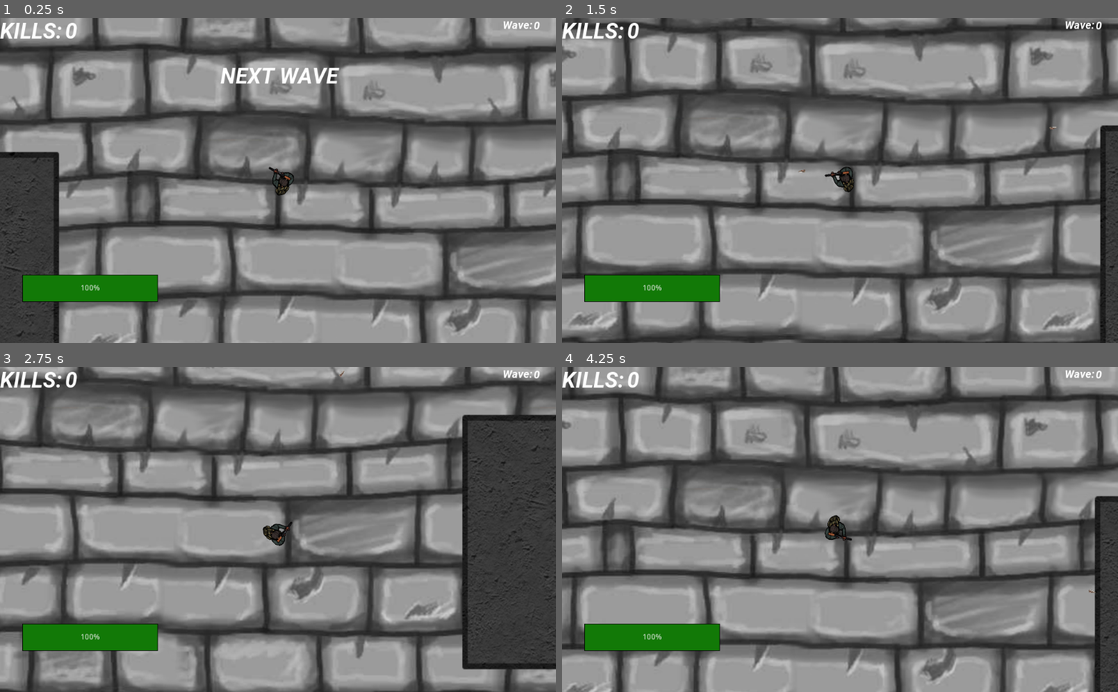
Above: before the commit, frames 1-4 (two rows, left to right).
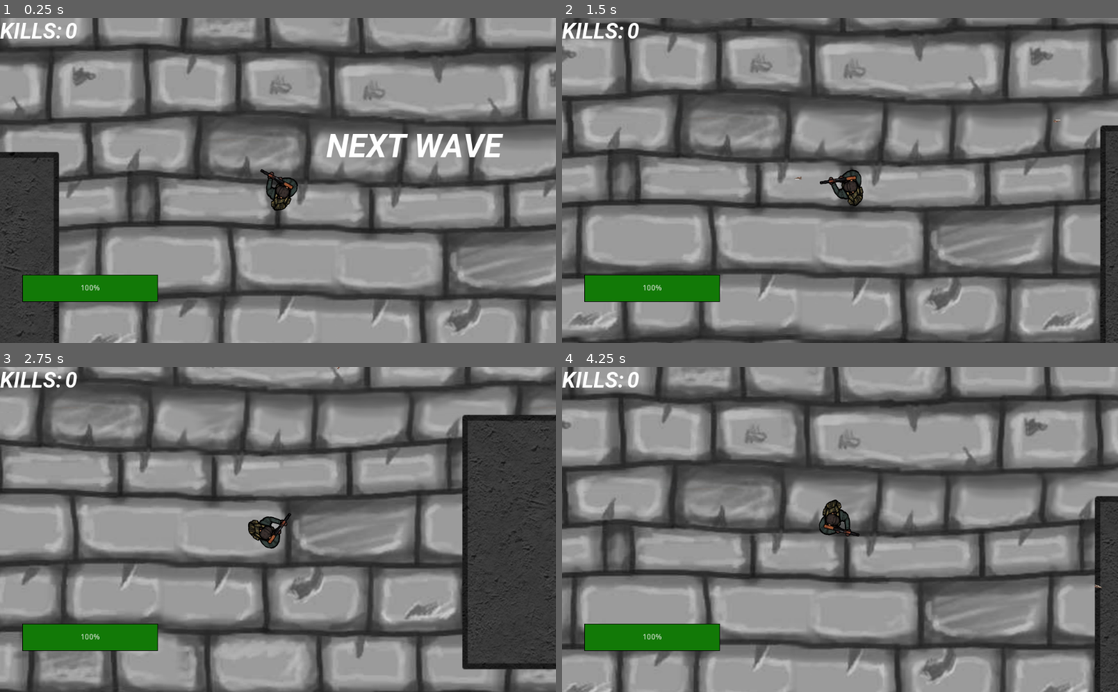
Above: after the commit, the same moments.

Repository: samuelmanolakas/Hellsing-Warewolf-Assault
Game: Godot game, scene res://Test_map.tscn
The game is run twice, just before and just after one commit, with the same random seed, the same clock (stepped at 60 frames per second) and the same inputs. The engine's default icon, where the game draws it, is replaced by a stand-in: a white triangle on a blue panel in a dark square.
Inputs (mouse positions are in pixels of both pictures, inside the frame that each line leads up to):
- Up to frame 1 (0.25 s): no input
- Up to frame 2 (1.5 s): tap Enter at 0.5 s; move the mouse to (962, 164) at 0.52 s; hold D (right) 0.53-1.28 s; click (962, 164) at 0.6 s; move the mouse to (728, 196) at 1.27 s; hold S (down) from 1.28 s (still down); click (728, 196) at 1.35 s
- Up to frame 3 (2.75 s): move the mouse to (333, 458) at 2.02 s; release S (down) at 2.03 s; hold D (right) from 2.03 s (still down); click (333, 458) at 2.1 s
- Up to frame 4 (4.25 s): move the mouse to (812, 594) at 2.77 s; release D (right) at 2.78 s; hold W (up) 2.78-3.53 s; click (812, 594) at 2.85 s; move the mouse to (1006, 578) at 3.52 s; hold A (left) from 3.53 s (still down); click (1006, 578) at 3.6 s

The runs differ from the first frame. In frame 1, 2.2% of the frame differs, in the area x 39-98%, y 0-60%; in frame 2, 0.6%; in frame 3, 0.6%; in frame 4, 0.6%.

Commit message:
Fixed resolution and spawn points

Diff:
--- a/GUI.tscn
+++ b/GUI.tscn
@@ -29,16 +29,16 @@
 border_width_bottom = 1
 border_color = Color( 0, 0, 0, 1 )
 
-[sub_resource type="DynamicFont" id=7]
-size = 20
-font_data = ExtResource( 2 )
-
 [sub_resource type="DynamicFont" id=5]
-size = 20
+size = 40
 font_data = ExtResource( 2 )
 
 [sub_resource type="DynamicFont" id=6]
 size = 40
+font_data = ExtResource( 2 )
+
+[sub_resource type="DynamicFont" id=7]
+size = 60
 font_data = ExtResource( 2 )
 
 [node name="GUI" type="CanvasLayer"]
@@ -137,22 +137,23 @@
 }
 
 [node name="Wave_counter" type="RichTextLabel" parent="Control2"]
-margin_left = 925.0
-margin_right = 985.0
-margin_bottom = 29.0
+margin_left = 1364.3
+margin_top = -1.58739
+margin_right = 1494.3
+margin_bottom = 51.4126
 mouse_filter = 2
-custom_fonts/normal_font = SubResource( 7 )
+custom_fonts/normal_font = SubResource( 5 )
 text = "Wave:"
 __meta__ = {
 "_edit_use_anchors_": false
 }
 
 [node name="next_wave" type="Label" parent="Control2"]
-margin_left = 981.989
-margin_top = 0.665154
-margin_right = 1010.99
-margin_bottom = 31.6652
-custom_fonts/font = SubResource( 5 )
+margin_left = 1480.43
+margin_top = -1.71595
+margin_right = 1509.43
+margin_bottom = 46.284
+custom_fonts/font = SubResource( 6 )
 text = "0"
 script = ExtResource( 4 )
 __meta__ = {
@@ -160,12 +161,12 @@
 }
 
 [node name="Next_wave_text" type="RichTextLabel" parent="Control2"]
-margin_left = 405.091
-margin_top = 82.1821
-margin_right = 639.091
-margin_bottom = 177.182
+margin_left = 600.0
+margin_top = 200.0
+margin_right = 963.0
+margin_bottom = 296.0
 mouse_filter = 2
-custom_fonts/normal_font = SubResource( 6 )
+custom_fonts/normal_font = SubResource( 7 )
 text = "NEXT WAVE"
 __meta__ = {
 "_edit_use_anchors_": false
--- a/Player.tscn
+++ b/Player.tscn
@@ -7,7 +7,7 @@
 [ext_resource path="res://GUI.tscn" type="PackedScene" id=5]
 
 [sub_resource type="CircleShape2D" id=1]
-radius = 19.4888
+radius = 27.2444
 
 [node name="Player" type="KinematicBody2D" groups=[
 "player",
@@ -17,19 +17,19 @@
 Bullet = ExtResource( 3 )
 
 [node name="Sprite" type="Sprite" parent="."]
-position = Vector2( 0.471924, 0 )
-scale = Vector2( 0.2, 0.315 )
+position = Vector2( -1.41419, -16.9706 )
+scale = Vector2( 0.3, 0.45 )
 texture = ExtResource( 1 )
 
 [node name="CollisionShape2D" type="CollisionShape2D" parent="."]
-position = Vector2( -8.00374, 4.47714 )
+position = Vector2( -11.6864, -9.51784 )
 shape = SubResource( 1 )
 
 [node name="EndOfGun" type="Position2D" parent="."]
-position = Vector2( 29.6082, 12.5992 )
+position = Vector2( 38.1825, 0.455887 )
 
 [node name="GunDirection" type="Position2D" parent="."]
-position = Vector2( 32.036, 12.599 )
+position = Vector2( 43.336, 0.456 )
 
 [node name="Health" parent="." instance=ExtResource( 4 )]
 
--- a/SpawnLocation.tscn
+++ b/SpawnLocation.tscn
@@ -5,5 +5,7 @@
 [node name="SpawnLocation" type="Node2D"]
 
 [node name="Sprite" type="Sprite" parent="."]
+visible = false
 modulate = Color( 1, 0.984314, 0, 1 )
+self_modulate = Color( 0.945098, 1, 0, 1 )
 texture = ExtResource( 1 )
--- a/Test_map.gd
+++ b/Test_map.gd
@@ -18,7 +18,7 @@
 func wave_check():
 	timer.stop()
 	print("stop")
-	timer.set_wait_time(2)
+	timer.set_wait_time(1)
 	next_wave.visible = true
 	timer.start()
 
--- a/Test_map.tscn
+++ b/Test_map.tscn
@@ -38,28 +38,28 @@
 [node name="SpawnTimer" type="Timer" parent="."]
 autostart = true
 
-[node name="Position2D" type="Position2D" parent="." groups=[
+[node name="Spawn(top)" type="Position2D" parent="." groups=[
 "spawn",
 ]]
-position = Vector2( -519.916, -780.543 )
+position = Vector2( -551.916, -688.543 )
 
-[node name="Position2D4" type="Position2D" parent="." groups=[
+[node name="Spawn(left)" type="Position2D" parent="." groups=[
 "spawn",
 ]]
-position = Vector2( -1060.84, 521.068 )
+position = Vector2( -1001.76, 558.191 )
 
-[node name="Position2D3" type="Position2D" parent="." groups=[
+[node name="Spawn(bottom)" type="Position2D" parent="." groups=[
 "spawn",
 ]]
-position = Vector2( 764.66, 1341.79 )
+position = Vector2( 771.787, 1304.37 )
 
-[node name="Position2D2" type="Position2D" parent="." groups=[
+[node name="Spawn(right)" type="Position2D" parent="." groups=[
 "spawn",
 ]]
-position = Vector2( 2247.86, 498.302 )
+position = Vector2( 2196.72, 499.491 )
 
 [node name="SpawnLocation" parent="." instance=ExtResource( 8 )]
-position = Vector2( -522.315, -775.805 )
+position = Vector2( -551.315, -697.805 )
 
 [node name="Sprite" type="Sprite" parent="."]
 position = Vector2( 597.973, 311.132 )
--- a/project.godot
+++ b/project.godot
@@ -17,6 +17,10 @@
 [autoload]
 
 Global="*res://Global.gd"
+
+[display]
+
+window/size/fullscreen=true
 
 [input]
 
